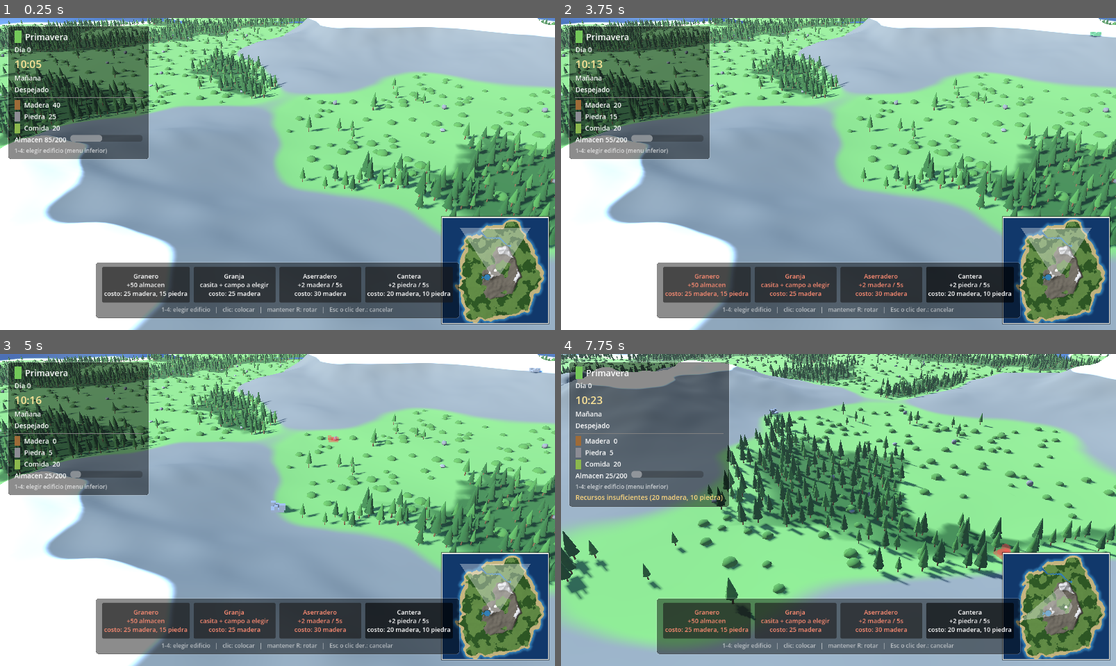
Above: before the commit, frames 1-4 (two rows, left to right).
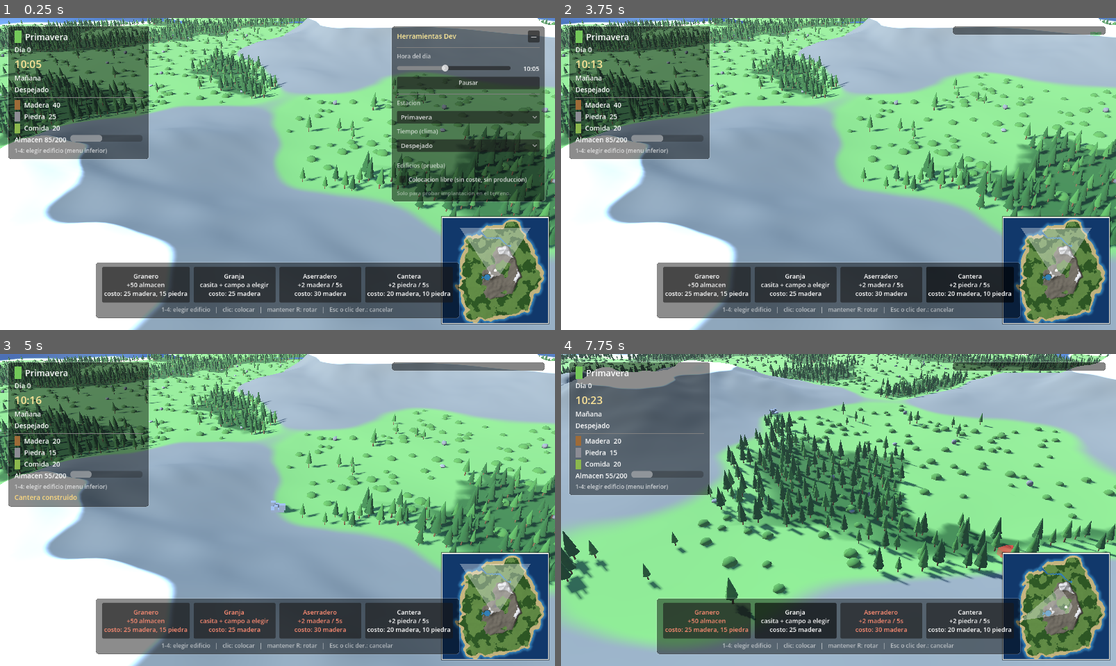
Above: after the commit, the same moments.

Repository: Juanlucg/AgeOfTowns3D
Game: Godot game, scene res://scenes/Main.tscn
Two runs of this game, one before a commit and one after it. Both use one fixed random seed, a clock stepped at 60 frames per second and the inputs below.
Inputs (mouse positions are in pixels of both pictures, inside the frame that each line leads up to):
- Up to frame 1 (0.25 s): no input
- Up to frame 2 (3.75 s): click "Granero +50 almacen costo: 25…" at 0.5 s; click "Granja casita + campo a elegi…" at 1.25 s; click "Aserradero +2 madera / 5s cos…" at 2 s; click "Cantera +2 piedra / 5s costo:…" at 2.75 s; click (1093, 36) at 3.5 s, where only the run after the commit has a clickable "—"
- Up to frame 3 (5 s): drag from (277, 510) to (333, 441) at 4.27 s
- Up to frame 4 (7.75 s): drag from (727, 525) to (810, 572) at 5.02 s; move the mouse to (894, 441) at 5.77 s; hold D (move_right) 5.78-6.5 s; hold E (rotate_camera_right) 5.78-6.5 s; drag from (810, 572) to (672, 463) at 6.52 s; move the mouse to (1005, 556) at 7.27 s; hold A (move_left) from 7.28 s (still down); hold 2 (select_building_2) from 7.28 s (still down)

The runs differ from the first frame. In frame 1, 15% of the frame differs, in the area x 70-99%, y 2-60%; in frame 2, 1.4%; in frame 3, 1.8%; in frame 4, 3.7%.
Error before the commit: Parse Error: Identifier "type" not declared in the current scope. (res://scripts/BuildingRecord.gd:12)

Commit message:
Fix: BuildingRecord.gd perdio las declaraciones var y shadowing en DevTools
- BuildingRecord.gd: el write anterior dejo el archivo sin las 8
  declaraciones de var (type/pos/yaw/node/timer/amount/crop/dev), solo
  quedaba _init(). Re-escrito completo.
- Buildings.gd: preload explicito de BuildingRecord (mismo workaround
  que UIStyle para el bug de indice stale de Godot 4.7).
- DevTools._on_time_changed: el parametro _day: int sombreaba al _day
  de instancia (DayNightCycle). Renombrado a day_value para no chocar.

Diff:
--- a/scripts/BuildingRecord.gd
+++ b/scripts/BuildingRecord.gd
@@ -7,6 +7,15 @@
 ## Ahora es Array[BuildingRecord]: autocompletado, tipos en compile-time,
 ## facil de serializar para save/load futuro.
 
+var type: StringName = &""
+var pos: Vector2 = Vector2.ZERO
+var yaw: float = 0.0
+var node: Node3D = null
+var timer: float = 0.0          # segundos desde la ultima produccion
+var amount: float = 0.0         # override de BuildingDef.prod_amount (granjas con campo)
+var crop: String = ""           # tipo de cultivo en granjas (trigo/zanahoria/bayas), "" si no aplica
+var dev: bool = false            # modo dev: gratis y sin produccion
+
 
 func _init(p_type: StringName = &"", p_pos: Vector2 = Vector2.ZERO, p_yaw: float = 0.0, p_node: Node3D = null, p_dev: bool = false) -> void:
 	type = p_type
--- a/scripts/Buildings.gd
+++ b/scripts/Buildings.gd
@@ -2,6 +2,10 @@
 class_name Buildings
 ## Construcciones del pueblo. Gestionan colocacion, validacion, produccion
 ## y registro de edificios colocados.
+
+# Carga explicita (no depende de la resolucion de class_name por el indice
+# en Godot 4.7, que a veces queda stale con scripts recien anadidos).
+const BuildingRecord := preload("res://scripts/BuildingRecord.gd")
 ##
 ## Se eligen desde el menu inferior (o teclas 1-4):
 ## granero (almacen), granja (casita + campo), aserradero, cantera.
--- a/scripts/dev/DevTools.gd
+++ b/scripts/dev/DevTools.gd
@@ -157,9 +157,11 @@
 	# time_changed que usa HUD (10 Hz en vez de 60 Hz).
 
 
-func _on_time_changed(_day: int, _season: int, hour: float, _weather: String) -> void:
+func _on_time_changed(day_value: int, _season: int, hour: float, _weather: String) -> void:
 	if _updating:
 		return
+	# _day es la referencia al DayNightCycle de instancia; los parametros
+	# del callback usan nombres distintos para no sombrearlo.
 	if not _hour_slider.has_focus() and not _day.dev_paused:
 		_updating = true
 		_hour_slider.value = hour
Not shown, added: scripts/BuildingRecord.gd.uid
